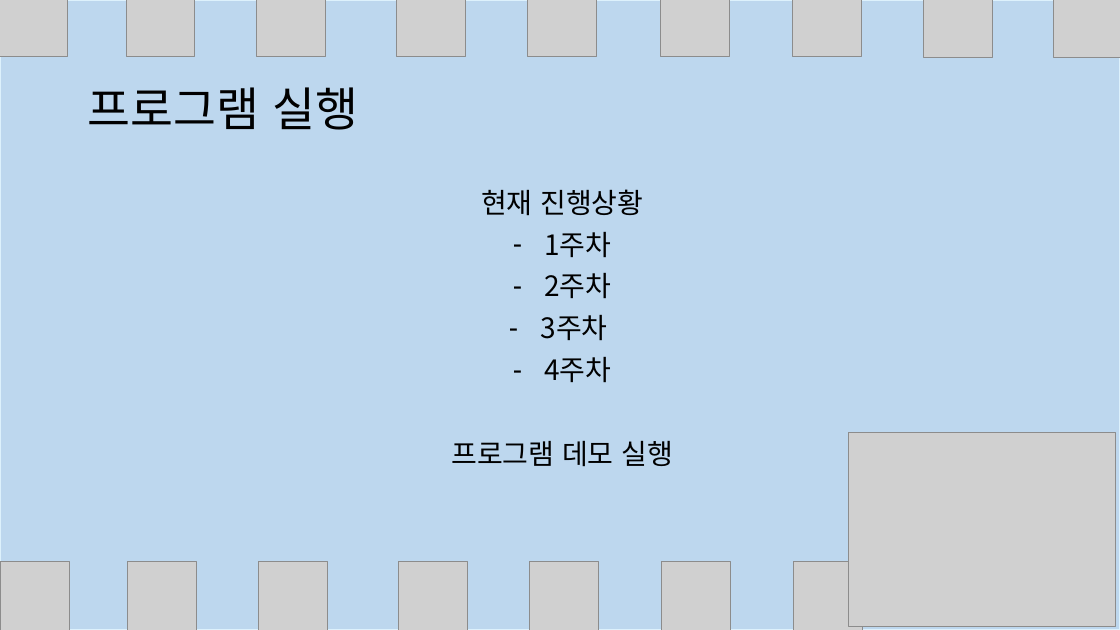
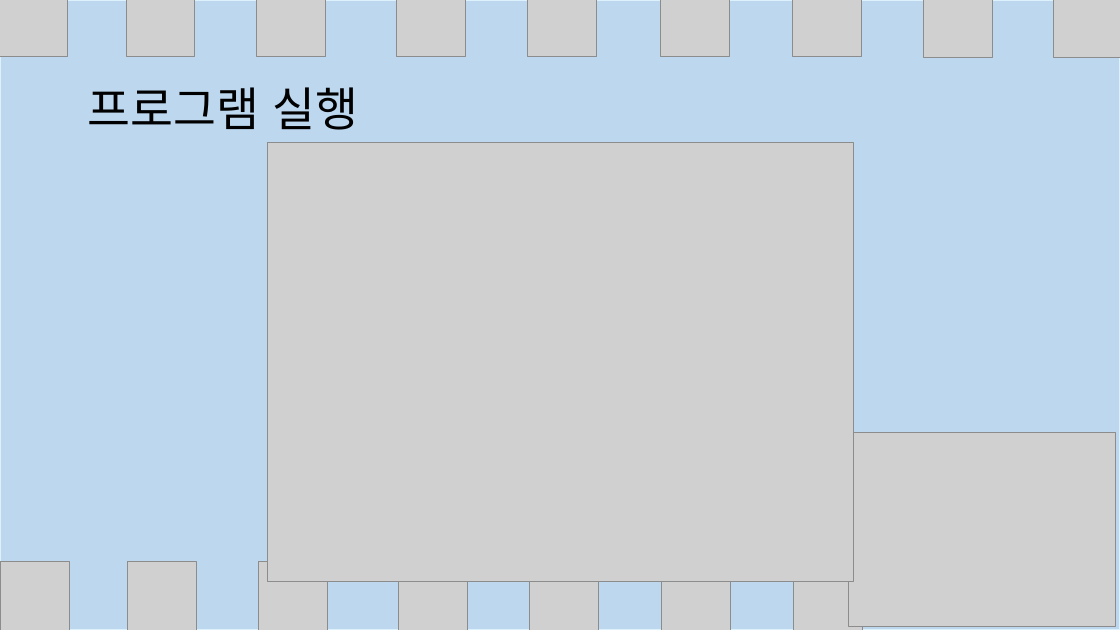
Before and after one commit to hannahBak/2021184014_2DGP_DRILL, a slide deck: slide 8 of 2차 프로젝트 발표/2차 프로젝트 발표.pptx (slide 9 before the commit). Drawn at 1120x630 pixels with LibreOffice and Linux fonts; fonts in the diff are those of the drawing; grey boxes stand for pictures. Boxes give left, top, right and bottom in pixels: in the first picture for what was removed or moved away, otherwise in the second. Text is boxed around its words. In the diff, an @@ line names an element or a change of style, - is before the commit and + after.

```diff
--- a/2차 프로젝트 발표/2차 프로젝트 발표.pptx
+++ b/2차 프로젝트 발표/2차 프로젝트 발표.pptx
@@ picture added at (x1=268, y1=142, x2=854, y2=581) @@
@@ text removed at (x1=451, y1=189, x2=674, y2=467) @@
-현재 진행상황
-– 1주차
-– 2주차
-– 3주차
-– 4주차
-프로그램 데모 실행
```
Also in this commit, not shown: 6 other slides changed, 2 slides added, 1 slide removed.
